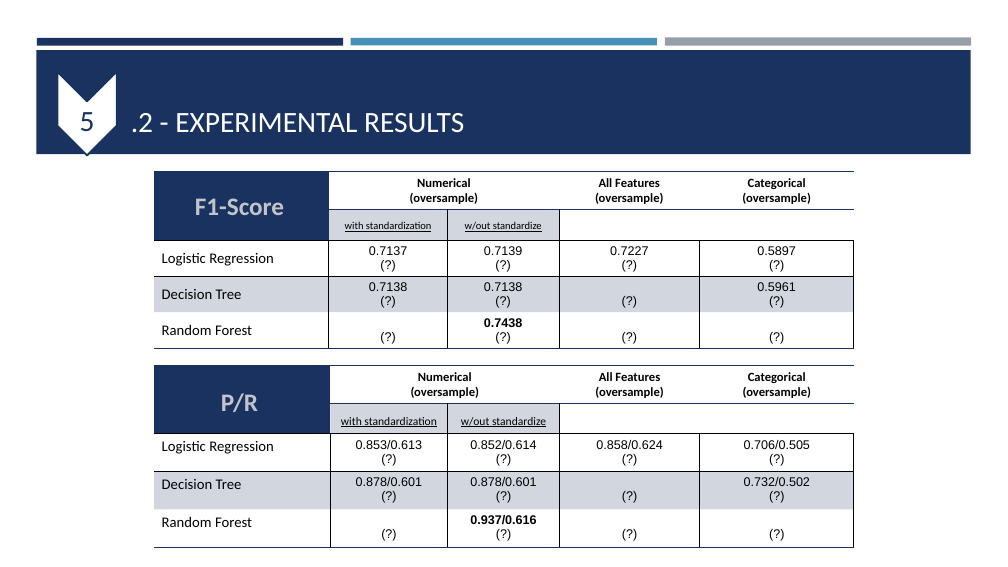
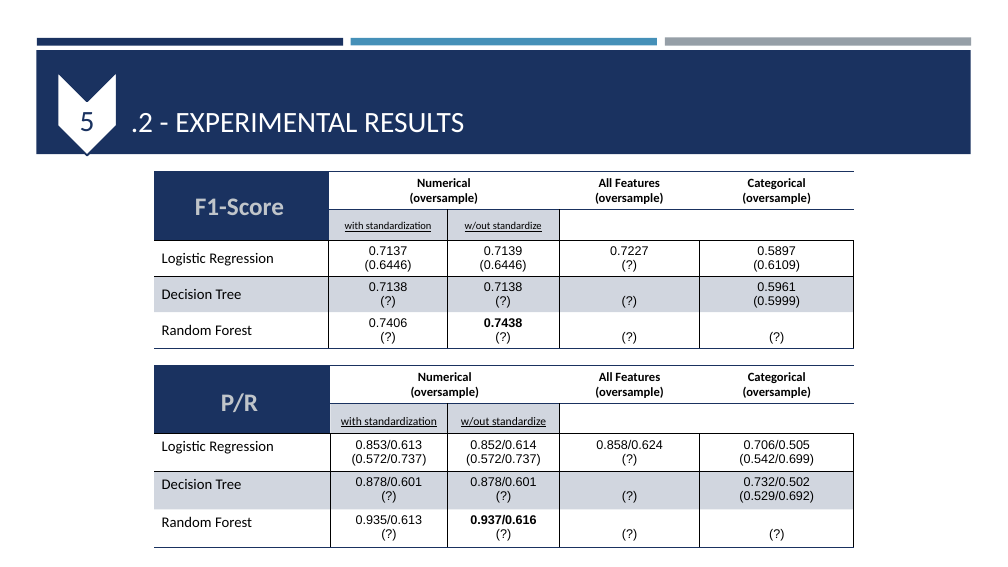
Before and after one commit to lmriccardo/fraudolent-transaction-classification, a slide deck: slide 14 of presentation/fraudolent_transaction.pptx. Drawn at 1008x567 pixels with LibreOffice and Linux fonts; fonts in the diff are those of the drawing. Boxes give left, top, right and bottom in pixels: in the first picture for what was removed or moved away, otherwise in the second. Text is boxed around its words. In the diff, an @@ line names an element or a change of style, - is before the commit and + after.

Commit message:
Update results

```diff
--- a/presentation/fraudolent_transaction.pptx
+++ b/presentation/fraudolent_transaction.pptx
@@ table at (154, 172, 854, 353) @@
-row 3: Logistic Regression | 0.7137 / (?) | 0.7139 / (?) | 0.7227 / (?) | 0.5897 / (?)
+row 3: Logistic Regression | 0.7137 / (0.6446) | 0.7139 / (0.6446) | 0.7227 / (?) | 0.5897 / (0.6109)
-row 4, column 5: 0.5961 / (?)
+row 4, column 5: 0.5961 / (0.5999)
-row 5, column 2: (?)
+row 5, column 2: 0.7406 / (?)
@@ table at (154, 366, 854, 547) @@
-row 3: Logistic Regression | 0.853/0.613 / (?) | 0.852/0.614 / (?) | 0.858/0.624 / (?) | 0.706/0.505 / (?)
+row 3: Logistic Regression | 0.853/0.613 / (0.572/0.737) | 0.852/0.614 / (0.572/0.737) | 0.858/0.624 / (?) | 0.706/0.505 / (0.542/0.699)
-row 4, column 5: 0.732/0.502 / (?)
+row 4, column 5: 0.732/0.502 / (0.529/0.692)
-row 5, column 2: (?)
+row 5, column 2: 0.935/0.613 / (?)
```
Also in this commit, not shown: 2 other slides changed, 11 other files.
